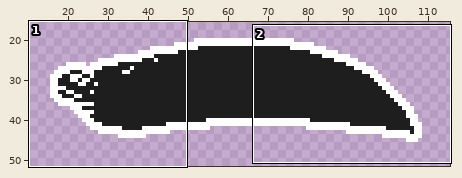
Edited in one commit: pixel-art file (과거시험 시제/이미지 작업/interface/tab/tabMenuOrigin.aseprite). The first picture is a wide view before the edit; the outline marks the close-up.
Close-up. As it was:
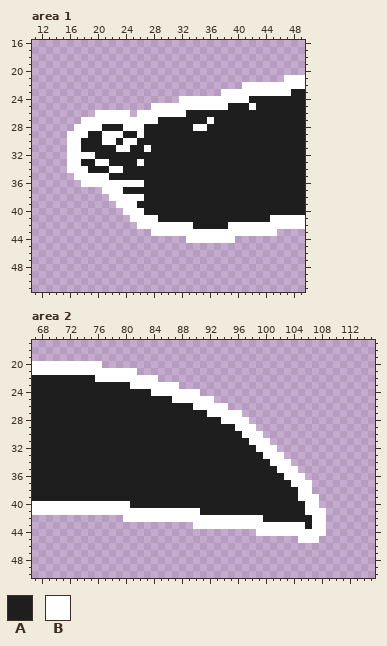
128x64 pixels, 1 frame. Shown: area 1: x 11..49, y 16..51; area 2: x 67..115, y 17..50. The wide view leaves out empty margins.
Visible layers, top first: "Layer 1", "Layer 2".
Palette (. is transparent): A #1f1e1e  B #ffffff
Pixels before, area 1, first column x 16:
21 ...............................BBB
22 .........................BBBBBBBBB
23 ......................BBBBBBBBBBAA
24 ................BBBBBBBBBBAAAAAAAA
25 ............BBBBBBBBBBBAAABAAAAAAA
26 ....BBBBB.BBBBBBBAAAAAAAAAAAAAAAAA
27 ..BBBBBBBBBBBAAAAAAABAAAAAAAAAAAAA
28 .BBBBAAABBBAAAAAAABBAAAAAAAAAAAAAA
29 BBBAABBBAABAAAAAAAAAAAAAAAAAAAAAAA
30 BBAAABBABBAAAAAAAAAAAAAAAAAAAAAAAA
31 BBAAAAABBAABAAAAAAAAAAAAAAAAAAAAAA
32 BBBBAAAAAAAAAAAAAAAAAAAAAAAAAAAAAA
33 BBAABBAAAABAAAAAAAAAAAAAAAAAAAAAAA
34 BBBAAABBAAAAAAAAAAAAAAAAAAAAAAAAAA
35 .BBBBBAAAAAAAAAAAAAAAAAAAAAAAAAAAA
36 ..BBBBBBBBBAAAAAAAAAAAAAAAAAAAAAAA
37 .....BBBAAAAAAAAAAAAAAAAAAAAAAAAAA
38 ......BBBBBAAAAAAAAAAAAAAAAAAAAAAA
39 .......BBBAAAAAAAAAAAAAAAAAAAAAAAA
40 ........BBBAAAAAAAAAAAAAAAAAAAAAAA
41 .........BBBBAAAAAAAAAAAAAAAABBBBB
42 ..........BBBBBBBBAAAAABBBBBBBBBBB
43 ............BBBBBBBBBBBBBBBBBB....
44 .................BBBBBBB..........
Pixels before, area 2, first column x 67:
20 BBBBBBBBBB................................
21 BBBBBBBBBBBBBBB...........................
22 AAAAAAAAABBBBBBBBB........................
23 AAAAAAAAAAAAAABBBBBBB.....................
24 AAAAAAAAAAAAAAAAABBBBBBB..................
25 AAAAAAAAAAAAAAAAAAAABBBBBB................
26 AAAAAAAAAAAAAAAAAAAAAAABBBBB..............
27 AAAAAAAAAAAAAAAAAAAAAAAAABBBBB............
28 AAAAAAAAAAAAAAAAAAAAAAAAAAABBBB...........
29 AAAAAAAAAAAAAAAAAAAAAAAAAAAAABBB..........
30 AAAAAAAAAAAAAAAAAAAAAAAAAAAAAABBB.........
31 AAAAAAAAAAAAAAAAAAAAAAAAAAAAAAABBB........
32 AAAAAAAAAAAAAAAAAAAAAAAAAAAAAAAABBB.......
33 AAAAAAAAAAAAAAAAAAAAAAAAAAAAAAAAABBB......
34 AAAAAAAAAAAAAAAAAAAAAAAAAAAAAAAAAABBB.....
35 AAAAAAAAAAAAAAAAAAAAAAAAAAAAAAAAAAABBB....
36 AAAAAAAAAAAAAAAAAAAAAAAAAAAAAAAAAAAABBB...
37 AAAAAAAAAAAAAAAAAAAAAAAAAAAAAAAAAAAAABBB..
38 AAAAAAAAAAAAAAAAAAAAAAAAAAAAAAAAAAAAAABB..
39 AAAAAAAAAAAAAAAAAAAAAAAAAAAAAAAAAAAAAABBB.
40 BBBBBBBBBBBBBBAAAAAAAAAAAAAAAAAAAAAAAAABB.
41 BBBBBBBBBBBBBBBBBBBBBBBBAAAAAAAAAAAAAAABBB
42 .............BBBBBBBBBBBBBBBBBBBBAAAAAAABB
43 .......................BBBBBBBBBBBBBBBBABB
44 ................................BBBBBBBBBB
45 ......................................BBB.
New version:
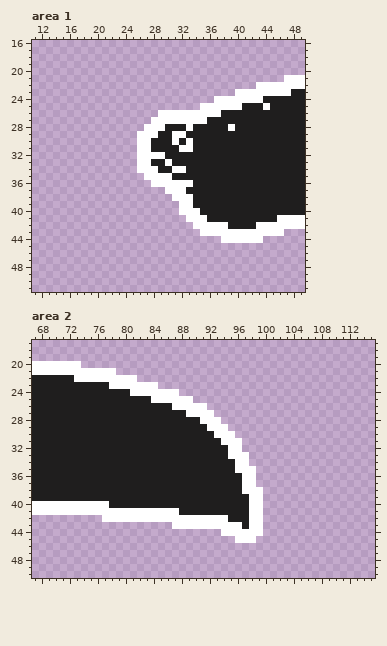
The exact change:
Changed rows in their new state; - is an unchanged pixel.
Area 1, layers "Layer 1", "Layer 2":
first column x 16:
22 -------------------------..----
23 ----------------------..-------
24 ----------------.....-----BB---
25 ------------.......----BB-A-B--
26 ----.....-...----BBBBB---------
27 --..........-BBBBBBBA----------
28 -..........BBB---BAA---B-------
29 ..........-BB--BB--------------
30 ..........BB---B-B-------------
31 ..........B-----BB-------------
32 ..........BBBB-----------------
33 ..........-B--B----------------
34 ..........BBB--BB--------------
35 -..........BBBB----------------
36 --..........BBBBBB-------------
37 -----.........BBB--------------
38 ------.........BBB-------------
39 -------.........BB-------------
40 --------........BBB------------
41 ---------........BBB---------A-
42 ----------........BBBBBAAAA----
43 ------------.......-----------B
44 -----------------.....--BBBB---
Area 2, layers "Layer 1", "Layer 2":
first column x 73:
20 -...--------------------------------
21 ------...---------------------------
22 BBB------...------------------------
23 -----BBB----...---------------------
24 --------BBB----...------------------
25 -----------BBB---...----------------
26 --------------BBB--...--------------
27 ----------------BBB-....------------
28 ------------------BBB....-----------
29 -------------------BBB....----------
30 --------------------BBB....---------
31 ---------------------BBB....--------
32 ----------------------BB.....-------
33 ----------------------BBB.....------
34 -----------------------BB......-----
35 -----------------------BBB......----
36 ------------------------BB.......---
37 ------------------------BB........--
38 ------------------------BBB.......--
39 -------------------------BB........-
40 -----AAA-----------------BB........-
41 ---------------AAA-------BB.........
42 ----BBB---------------AAA--.........
43 --------------BBB-------A--.........
44 ---------------------BBBBB-.........
45 -----------------------BBB------...-
